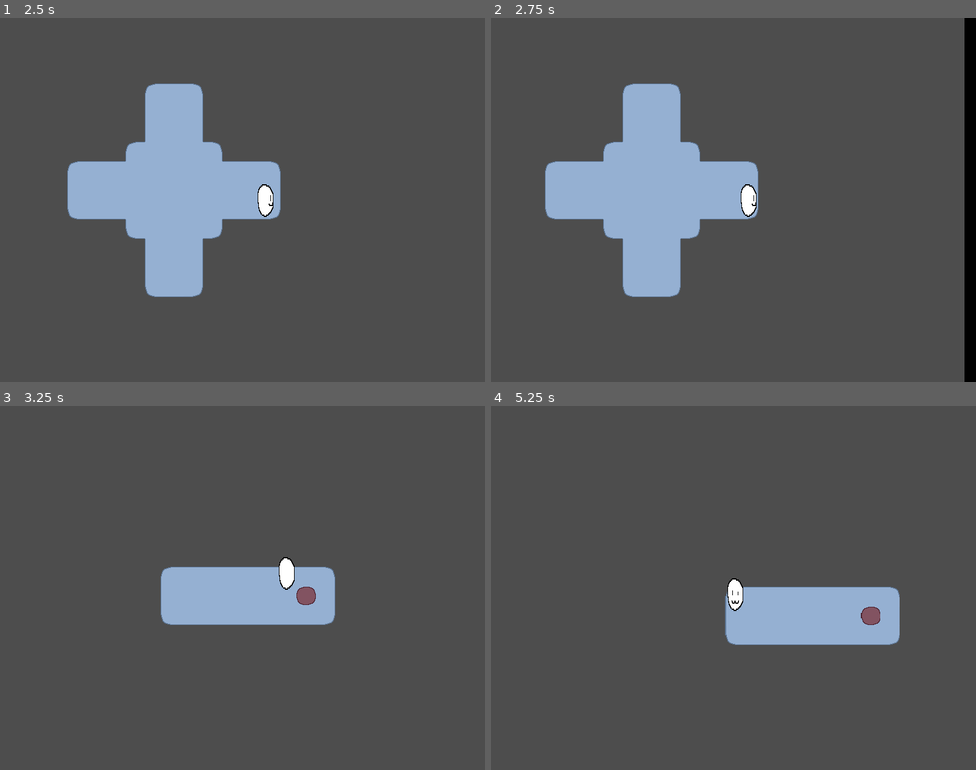
Above: before the commit, frames 1-4 (two rows, left to right).
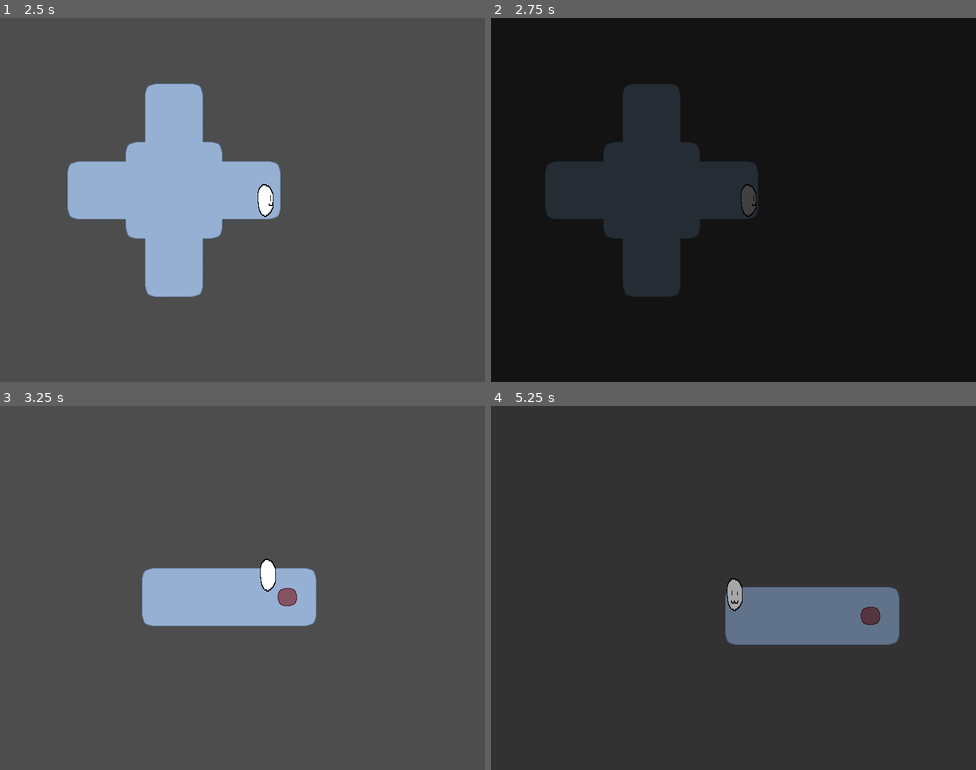
Above: after the commit, the same moments.

Repository: RubeculaBee/dream-catcher
Game: Godot game, scene res://Scenes/game.tscn
Same seed, same stepped clock (60 frames per second), same inputs: the game is played once before the commit and once after it.
Inputs:
- Up to frame 1 (2.5 s): tap Enter at 0.5 s; hold Right (right) 0.53-1.28 s; hold Down (down) 1.28-2.03 s; hold Right (right) from 2.03 s (still down)
- Up to frame 2 (2.75 s): keep holding Right (right)
- Up to frame 3 (3.25 s): release Right (right) at 2.78 s; hold Up (up) from 2.78 s (still down)
- Up to frame 4 (5.25 s): release Up (up) at 3.53 s; hold Left (left) 3.53-5.03 s; hold Down (down) from 5.03 s (still down)

Frame 1 is identical in both runs. In frame 2, 98% of the frame differs, in the area x 0-98%, y 0-100%; in frame 3, 2.4%; in frame 4, 100%, in the area x 0-100%, y 0-100%.

Commit message:
room transitions now use fade transition

Diff:
--- a/Scripts/game_manager.gd
+++ b/Scripts/game_manager.gd
@@ -56,7 +56,7 @@
 	player_move_response.emit(valid_move)
 
 func _on_transition(transition: ScreenTransition, offset: Vector2):
-	camera.swipe_transition()
+	camera.fade_transition()
 	await camera.screen_covered
 
 	current_room.queue_free()
